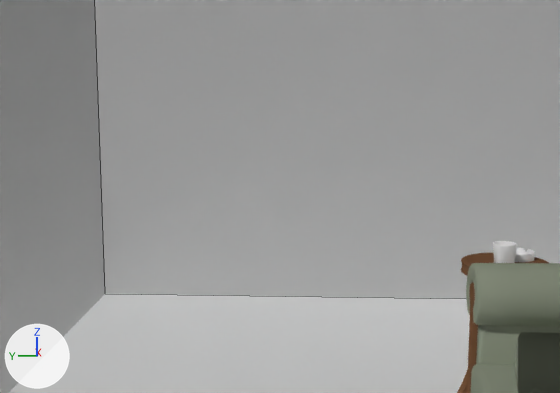
A saved change to the Blender file art/scene.blend.
Rendered twice from a 50 mm camera at (-8.93, 3.16, 4.94) aimed at (-0.15, 3.61, 3.56). Every picture has the same lights, and +X, +Y and +Z are marked at lower left. Mesh edges are drawn as thin lines on the coarser meshes. Everything nearer to the camera than a plane just in front of the edit is cut away.

Names of what the first picture shows: 'Armchair', 'Room', 'Table', 'WhiskyGlass'.
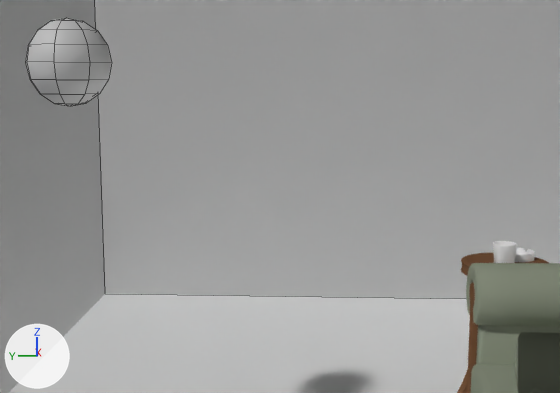
The change, as a list of edits to the scene's bpy script:
```text
Add me_buddha:
    me_buddha.from_pydata(...)  # a UV sphere (8 segments, 8 rings, poles along z) spanning x -0.532..0.468, y 5.537..6.537, z 4.571..5.571
Add ob_buddha:
    ob_buddha = bpy.data.objects.new('Buddha', me_buddha)
    ob_buddha.location = (0.0, 0.0, 0.0)
```

What differs and where, as boxes (x1, y1, x2, y2) in the pictures (560 x 393 px):
'Buddha', added: after (25, 18, 112, 106)
